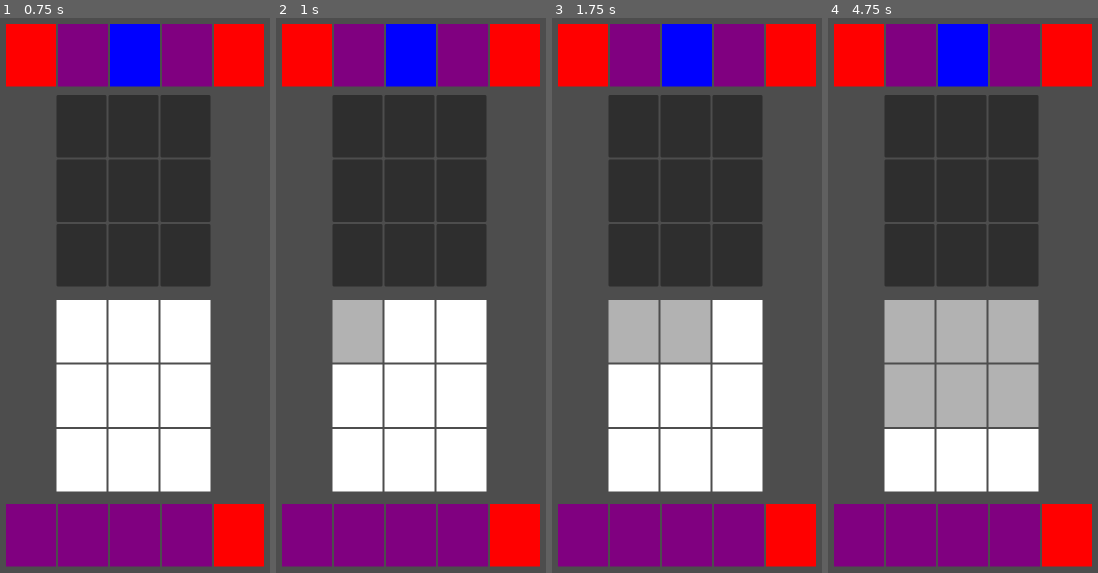
Above: before the commit, frames 1-4 (left to right).
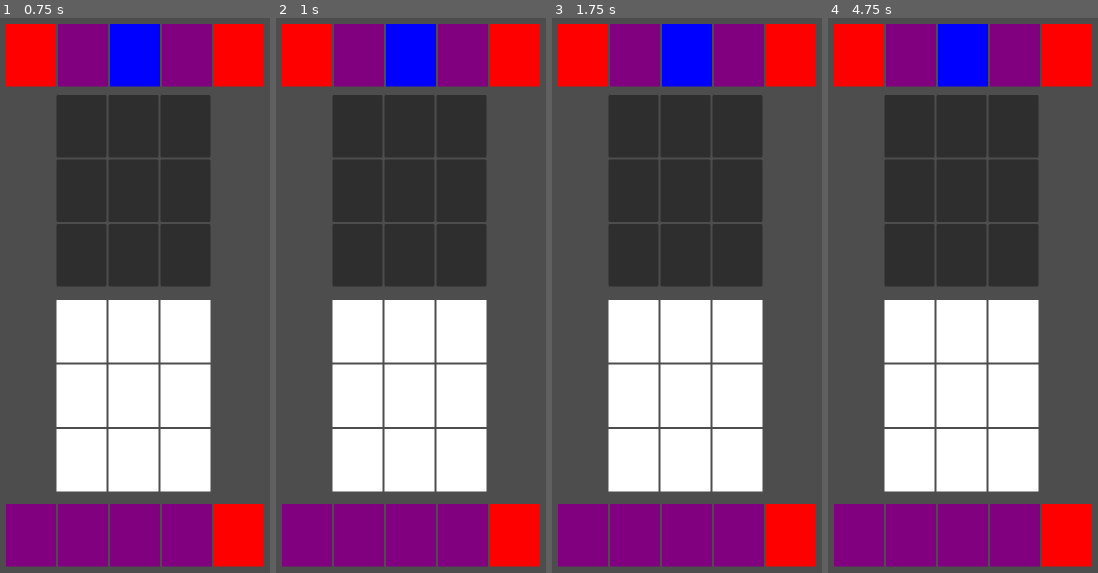
Above: after the commit, the same moments.

Repository: CullsGit/godot-4-tcg
Game: Godot game, scene res://scenes/Board.tscn
The game is run twice, just before and just after one commit, with the same random seed, the same clock (stepped at 60 frames per second) and the same inputs.
Inputs (mouse positions are in pixels of both pictures, inside the frame that each line leads up to):
- Up to frame 1 (0.75 s): tap Enter at 0.5 s; move the mouse to (81, 328) at 0.52 s; click (81, 328) at 0.67 s
- Up to frame 2 (1 s): no input
- Up to frame 3 (1.75 s): tap Space at 1.25 s; move the mouse to (684, 328) at 1.27 s; click (684, 328) at 1.42 s
- Up to frame 4 (4.75 s): tap Enter at 2, 3.5 s; move the mouse to (1014, 328) at 2.02 s; click (1014, 328) at 2.17 s; tap Space at 2.75, 4.25 s; move the mouse to (909, 395) at 2.77 s; click (909, 395) at 2.92 s; move the mouse to (960, 395) at 3.52 s; click (960, 395) at 3.67 s; move the mouse to (1014, 395) at 4.27 s; click (1014, 395) at 4.42 s

Frame 1 is identical in both runs. In frame 2, 2.1% of the frame differs, in the area x 20-40%, y 50-63%; in frame 3, 4.3%; in frame 4, 13%, in the area x 20-79%, y 50-74%.

Commit message:
fix issue with clicking triggering twice, make left mouse button only for selecting card

Diff:
--- a/scenes/Board.gd
+++ b/scenes/Board.gd
@@ -31,7 +31,7 @@
 		slot.add_child(empty_card)
 
 func _on_card_gui_input(event, card):
-	if event is InputEventMouseButton and event.pressed:
+	if event is InputEventMouseButton and event.pressed and event.button_index == MOUSE_BUTTON_LEFT:
 		print("Card clicked:", card)
 		if selected_card and selected_card != card:
 			selected_card.reset_selection()
--- a/scenes/Card.gd
+++ b/scenes/Card.gd
@@ -29,6 +29,6 @@
 	update_visual_state()
 
 func _on_card_gui_input(event: InputEvent) -> void:
-	if event is InputEventMouseButton and event.is_pressed:
+	if event is InputEventMouseButton and event.pressed and event.button_index == MOUSE_BUTTON_LEFT:
 		print("Card detected a click!")
 		_on_card_pressed()
--- a/scenes/Card.tscn
+++ b/scenes/Card.tscn
@@ -6,6 +6,7 @@
 custom_minimum_size = Vector2(100, 125)
 offset_right = 40.0
 offset_bottom = 40.0
+mouse_default_cursor_shape = 2
 script = ExtResource("1_0g3nt")
 
 [node name="ColorRect" type="ColorRect" parent="."]
